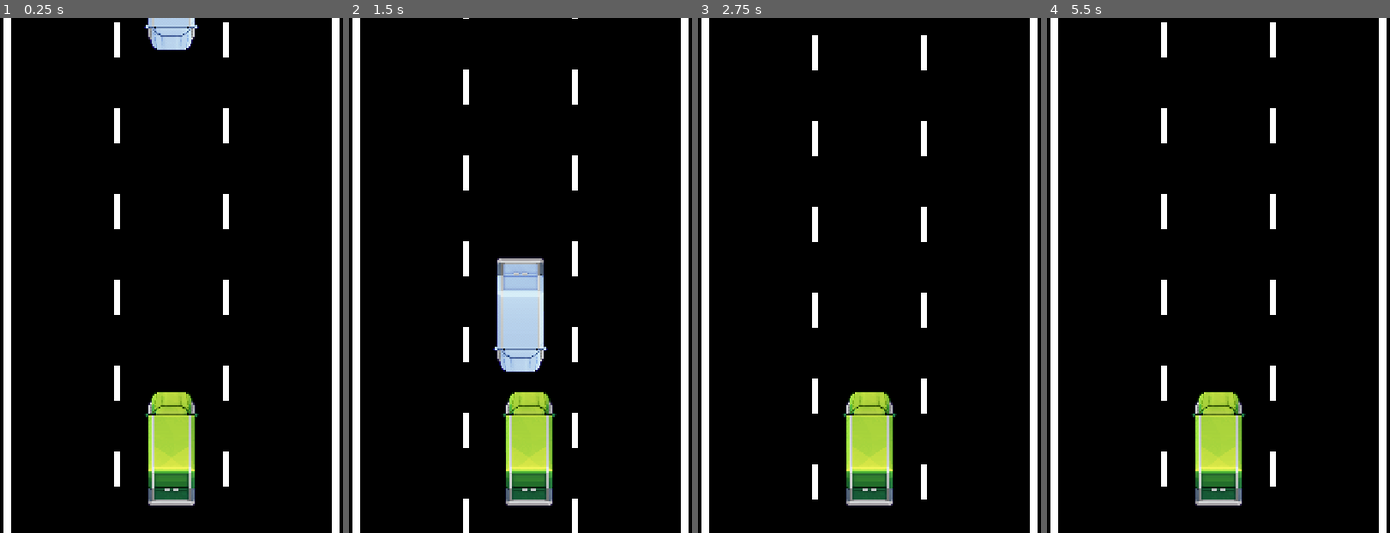
Above: before the commit, frames 1-4 (left to right).
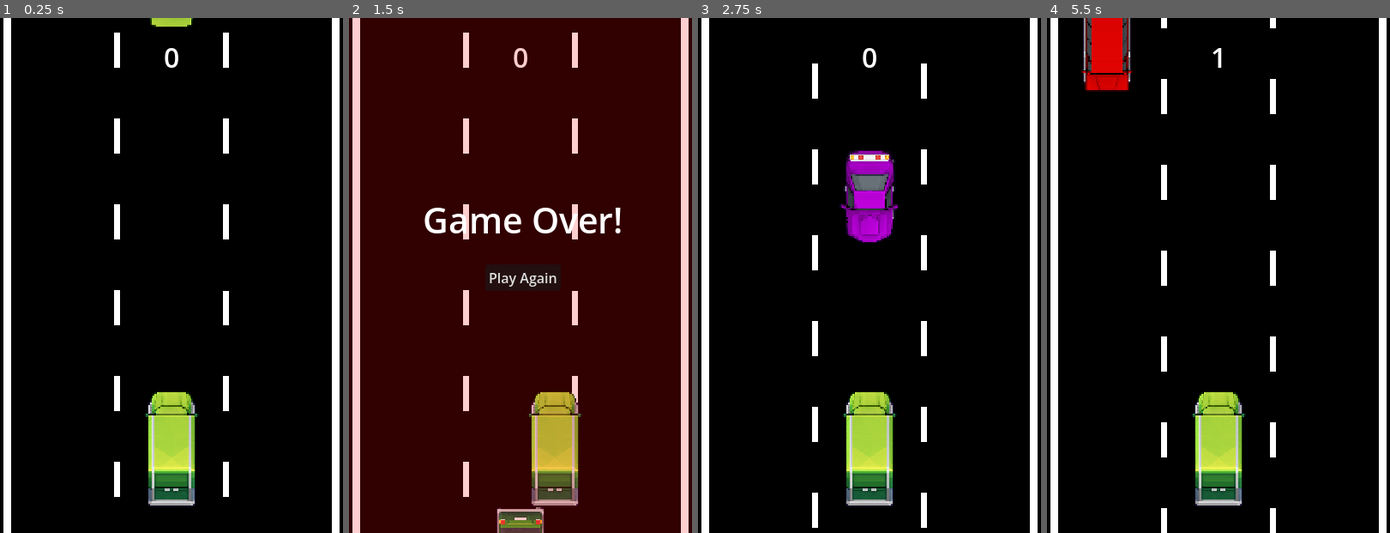
Above: after the commit, the same moments.

Repository: matrndev/trafficrunner
Game: Godot game, scene res://scenes/main.tscn
Two runs of this game, one before a commit and one after it. Both use one fixed random seed, a clock stepped at 60 frames per second and the inputs below.
Inputs (mouse positions are in pixels of both pictures, inside the frame that each line leads up to):
- Up to frame 1 (0.25 s): no input
- Up to frame 2 (1.5 s): hold D (move_right) 0.53-1.28 s; hold A (move_left) from 1.28 s (still down)
- Up to frame 3 (2.75 s): release A (move_left) at 2 s; click (872, 275) at 2 s, where only the run after the commit has a clickable "Play Again"
- Up to frame 4 (5.5 s): hold D (move_right) 2.78-4.28 s; hold A (move_left) from 4.28 s (still down)

The runs differ from the first frame. In frame 1, 1.8% of the frame differs, in the area x 33-67%, y 0-93%; in frame 2, 100%, in the area x 0-100%, y 0-100%; in frame 3, 4.8%; in frame 4, 4.4%.

Commit message:
enemy cars, game over screen

Diff:
--- /dev/null
+++ b/scenes/enemy_car.tscn
@@ -0,0 +1,30 @@
+[gd_scene format=3 uid="uid://8fde52trwjjg"]
+
+[ext_resource type="Script" uid="uid://bbr5esqg8ljtk" path="res://scripts/enemy_car.gd" id="1_mr7yb"]
+[ext_resource type="Texture2D" uid="uid://7y2sd76vx2v1" path="res://assets/TopDown Vehicles/other_cars/1.png" id="2_ermhv"]
+
+[sub_resource type="RectangleShape2D" id="RectangleShape2D_tefeu"]
+size = Vector2(31.137745, 77.84432)
+
+[node name="EnemyCar" type="CharacterBody2D" unique_id=440525943]
+z_index = 1
+rotation = 3.1415927
+scale = Vector2(1.67, 1.67)
+script = ExtResource("1_mr7yb")
+
+[node name="Sprite2D" type="Sprite2D" parent="." unique_id=1557498728]
+texture = ExtResource("2_ermhv")
+
+[node name="CollisionShape2D" type="CollisionShape2D" parent="." unique_id=1007456642]
+position = Vector2(-3.0517573e-05, 2.3952098)
+scale = Vector2(0.99999976, 0.99999976)
+shape = SubResource("RectangleShape2D_tefeu")
+
+[node name="Hitbox" type="Area2D" parent="." unique_id=1736759318]
+
+[node name="CollisionShape2D" type="CollisionShape2D" parent="Hitbox" unique_id=1322548700]
+position = Vector2(-3.0517576e-05, 2.39521)
+scale = Vector2(0.99999976, 0.99999976)
+shape = SubResource("RectangleShape2D_tefeu")
+
+[connection signal="body_entered" from="Hitbox" to="." method="_on_hitbox_body_entered"]
--- /dev/null
+++ b/scenes/game_over_screen.tscn
@@ -0,0 +1,41 @@
+[gd_scene format=3 uid="uid://d2bef42nyb8sc"]
+
+[ext_resource type="Script" uid="uid://xj26o35j4pnp" path="res://scripts/game_over_screen.gd" id="1_61w2s"]
+
+[node name="GameOverScreen" type="Control" unique_id=580688461]
+process_mode = 2
+z_index = 4
+layout_mode = 3
+anchors_preset = 15
+anchor_right = 1.0
+anchor_bottom = 1.0
+grow_horizontal = 2
+grow_vertical = 2
+script = ExtResource("1_61w2s")
+
+[node name="ColorRect" type="ColorRect" parent="." unique_id=443573219]
+layout_mode = 0
+offset_right = 40.0
+offset_bottom = 40.0
+scale = Vector2(10.583127, 15.691719)
+color = Color(1, 0, 0, 0.19215687)
+
+[node name="Label" type="Label" parent="." unique_id=1877551308]
+layout_mode = 0
+offset_left = 86.0
+offset_top = 207.0
+offset_right = 319.0
+offset_bottom = 264.0
+theme_override_font_sizes/font_size = 41
+text = "Game Over!"
+
+[node name="ResetButton" type="Button" parent="." unique_id=2104686557]
+layout_mode = 0
+offset_left = 159.0
+offset_top = 287.0
+offset_right = 247.0
+offset_bottom = 318.0
+text = "Play Again"
+
+[connection signal="pressed" from="ResetButton" to="." method="_on_reset_button_pressed"]
+[connection signal="pressed" from="ResetButton" to="ResetButton" method="_on_pressed"]
--- a/scenes/main.tscn
+++ b/scenes/main.tscn
@@ -1,26 +1,38 @@
 [gd_scene format=3 uid="uid://dfvy2xx58skoi"]
 
+[ext_resource type="Script" uid="uid://1gn3pejyq537" path="res://scripts/main.gd" id="1_o6xl0"]
 [ext_resource type="Texture2D" uid="uid://dhxvoay4jrbx7" path="res://assets/road.png" id="1_sugp2"]
 [ext_resource type="Script" uid="uid://cykir3r5btbre" path="res://scripts/road.gd" id="2_jyhfs"]
 [ext_resource type="Texture2D" uid="uid://cooibgtotdeuo" path="res://assets/TopDown Vehicles/BOX TRUCK TOPDOWN/Green/SEPARATED/Green_BOXTRUCK_CLEAN_All_036.png" id="2_sugp2"]
+[ext_resource type="PackedScene" uid="uid://8fde52trwjjg" path="res://scenes/enemy_car.tscn" id="2_tefeu"]
+[ext_resource type="PackedScene" uid="uid://d2bef42nyb8sc" path="res://scenes/game_over_screen.tscn" id="3_o6xl0"]
 [ext_resource type="Script" uid="uid://byrrnlbw012ih" path="res://scripts/player_car.gd" id="3_tbgi4"]
-[ext_resource type="Texture2D" uid="uid://7y2sd76vx2v1" path="res://assets/TopDown Vehicles/other_cars/1.png" id="5_tbgi4"]
-[ext_resource type="Script" uid="uid://bbr5esqg8ljtk" path="res://scripts/enemy_car.gd" id="5_tefeu"]
 
 [sub_resource type="RectangleShape2D" id="RectangleShape2D_jyhfs"]
 size = Vector2(31, 79)
 
-[sub_resource type="RectangleShape2D" id="RectangleShape2D_tefeu"]
-size = Vector2(31.137745, 77.84432)
-
 [node name="Main" type="Node" unique_id=145964005]
+script = ExtResource("1_o6xl0")
+enemy_car_scene = ExtResource("2_tefeu")
+game_over_scene = ExtResource("3_o6xl0")
 
 [node name="Road" type="Sprite2D" parent="." unique_id=2008135224]
 position = Vector2(200, 200)
 texture = ExtResource("1_sugp2")
 script = ExtResource("2_jyhfs")
 
+[node name="PointsLabel" type="Label" parent="." unique_id=233296650]
+z_index = 2
+offset_left = 180.0
+offset_top = 23.0
+offset_right = 220.0
+offset_bottom = 68.0
+theme_override_font_sizes/font_size = 32
+text = "0"
+horizontal_alignment = 1
+
 [node name="PlayerCar" type="CharacterBody2D" parent="." unique_id=1992662192]
+z_index = 2
 position = Vector2(200, 498)
 scale = Vector2(1.67, 1.67)
 script = ExtResource("3_tbgi4")
@@ -32,18 +44,9 @@
 position = Vector2(0, 2)
 shape = SubResource("RectangleShape2D_jyhfs")
 
-[node name="EnemyCar" type="CharacterBody2D" parent="." unique_id=827789858]
-position = Vector2(200, -100)
-rotation = 3.1415927
-scale = Vector2(1.67, 1.67)
-script = ExtResource("5_tefeu")
-
-[node name="Sprite2D" type="Sprite2D" parent="EnemyCar" unique_id=172964376]
-texture = ExtResource("5_tbgi4")
-
-[node name="CollisionShape2D" type="CollisionShape2D" parent="EnemyCar" unique_id=696770046]
-position = Vector2(-3.0517578e-05, 2.3952103)
-scale = Vector2(0.99999976, 0.99999976)
-shape = SubResource("RectangleShape2D_tefeu")
+[node name="EnemyCarSpawnRate" type="Timer" parent="." unique_id=754235542]
+wait_time = 3.0
+autostart = true
 
 [connection signal="ready" from="PlayerCar" to="PlayerCar" method="_on_ready"]
+[connection signal="timeout" from="EnemyCarSpawnRate" to="." method="_on_enemy_car_spawn_rate_timeout"]
--- a/scripts/enemy_car.gd
+++ b/scripts/enemy_car.gd
@@ -1,10 +1,20 @@
 extends CharacterBody2D
 
+signal passed
+signal crashed
 
 func _ready() -> void:
-	pass
+	var random = randi_range(1, 138)
+	$Sprite2D.texture = load("res://assets/TopDown Vehicles/other_cars/" + str(random) + ".png")
 
 func _physics_process(delta: float) -> void:
-	position.y += delta * 300
+	var random = randi_range(250, 900)
+	position.y += delta * random
 	if position.y > 700:
+		passed.emit()
 		queue_free()
+
+
+func _on_hitbox_body_entered(body: Node2D) -> void:
+	if body.name == "PlayerCar":
+		crashed.emit()
--- /dev/null
+++ b/scripts/game_over_screen.gd
@@ -0,0 +1,6 @@
+extends Control
+
+signal reset_pressed
+
+func _on_reset_button_pressed() -> void:
+	reset_pressed.emit()
--- a/scripts/main.gd
+++ b/scripts/main.gd
@@ -1,11 +1,43 @@
 extends Node
 
+@export var enemy_car_scene: PackedScene
+@export var game_over_scene: PackedScene
+var points: int = 0
+@export var base_spawn_rate: float = 2.5
 
-# Called when the node enters the scene tree for the first time.
 func _ready() -> void:
-	pass # Replace with function body.
+	$EnemyCarSpawnRate.wait_time = base_spawn_rate
+	_on_enemy_car_spawn_rate_timeout()
 
+func _on_enemy_car_spawn_rate_timeout() -> void:
+	var random = randi() % 3
+	var enemy_car = enemy_car_scene.instantiate()
+	var target_x: int = 200
+	var lane_width: int = 130
 
-# Called every frame. 'delta' is the elapsed time since the previous frame.
-func _process(delta: float) -> void:
-	pass
+	if random == 0:
+		target_x -= lane_width
+	elif random == 1:
+		target_x += lane_width
+
+	enemy_car.position = Vector2(target_x, -200)
+	enemy_car.connect("passed", _on_enemy_passed)
+	enemy_car.connect("crashed", _on_enemy_crashed)
+	add_child(enemy_car)
+
+func _on_enemy_passed() -> void:
+	points += 1
+	$PointsLabel.text = str(points)
+
+	if $EnemyCarSpawnRate.wait_time > 0.8:
+		$EnemyCarSpawnRate.wait_time -= 0.08
+
+func _on_enemy_crashed() -> void:
+	var game_over = game_over_scene.instantiate()
+	game_over.connect("reset_pressed", reset_game)
+	add_child(game_over)
+	get_tree().paused = true
+
+func reset_game() -> void:
+	get_tree().paused = false
+	get_tree().reload_current_scene()
--- a/scripts/road.gd
+++ b/scripts/road.gd
@@ -2,7 +2,7 @@
 
 var starting_y: float
 @export var max_y: float = 300.0
-@export var scroll_speed: float = 300.0
+@export var scroll_speed: float = 350.0
 
 # Called when the node enters the scene tree for the first time.
 func _ready() -> void:
Not shown, added: scripts/game_over_screen.gd.uid
